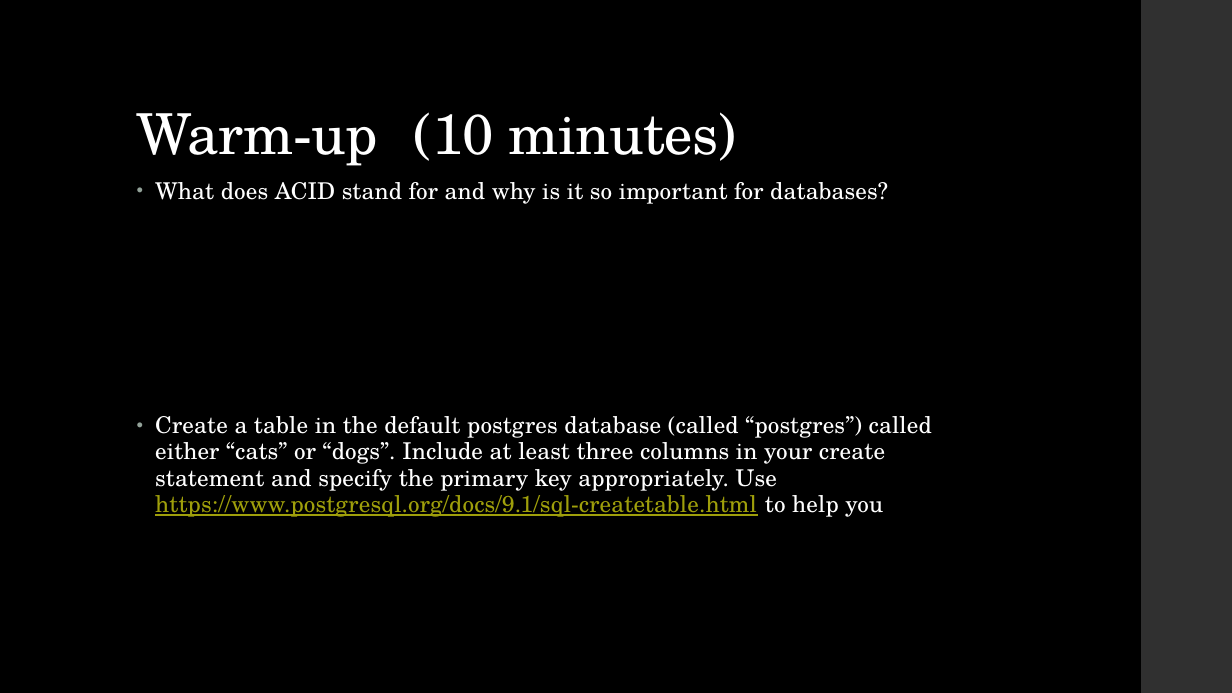
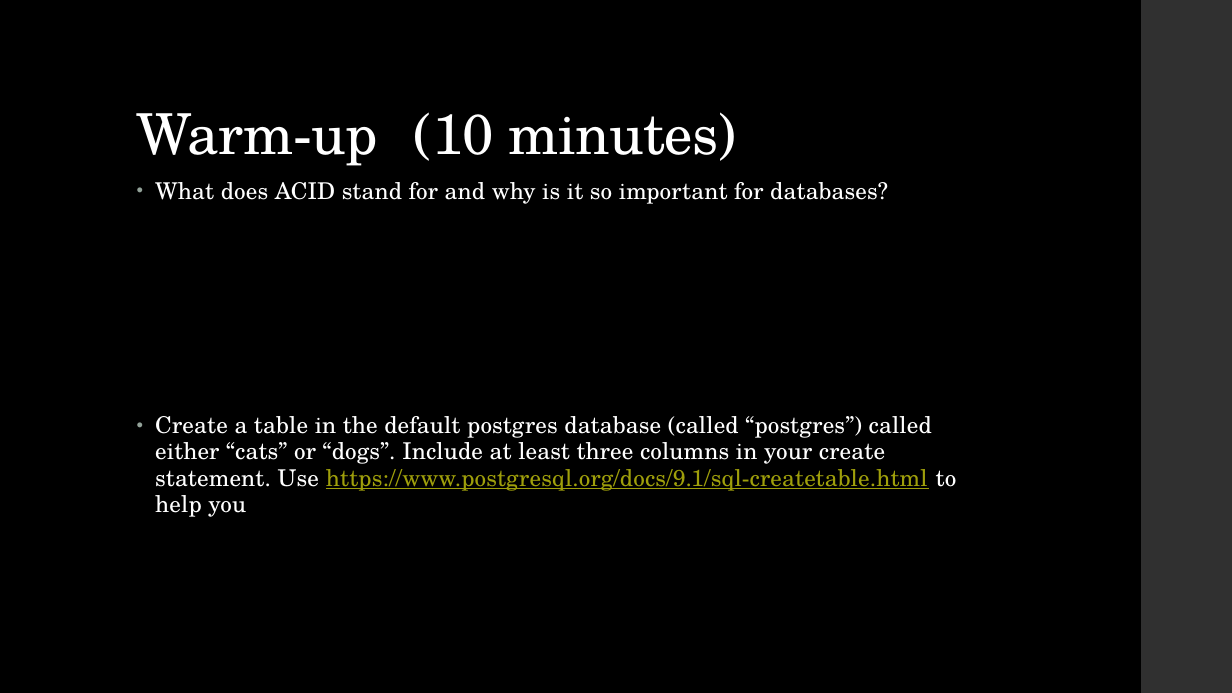
Before and after one commit to LaunchCoderGirlSTL/Data-Science-Assignments, a slide deck: slide 2 of course_material/week_07/week_07_presentation.pptx. Drawn at 1232x693 pixels with LibreOffice and Linux fonts; fonts in the diff are those of the drawing. Boxes give left, top, right and bottom in pixels: in the first picture for what was removed or moved away, otherwise in the second. Text is boxed around its words. In the diff, an @@ line names an element or a change of style, - is before the commit and + after.

Commit message:
ppt updates

```diff
--- a/course_material/week_07/week_07_presentation.pptx
+++ b/course_material/week_07/week_07_presentation.pptx
@@ text at box(155, 416, 957, 517): text changed @@
-• Create a table in the default postgres database (called “postgres”) called either “cats” or “dogs”. Include at least three columns in your create statement and specify the primary key appropriately. Use https://www.postgresql.org/docs/9.1/sql-createtable.html to help you
+• Create a table in the default postgres database (called “postgres”) called either “cats” or “dogs”. Include at least three columns in your create statement. Use https://www.postgresql.org/docs/9.1/sql-createtable.html to help you
```
Also in this commit, not shown: 2 other slides changed.
